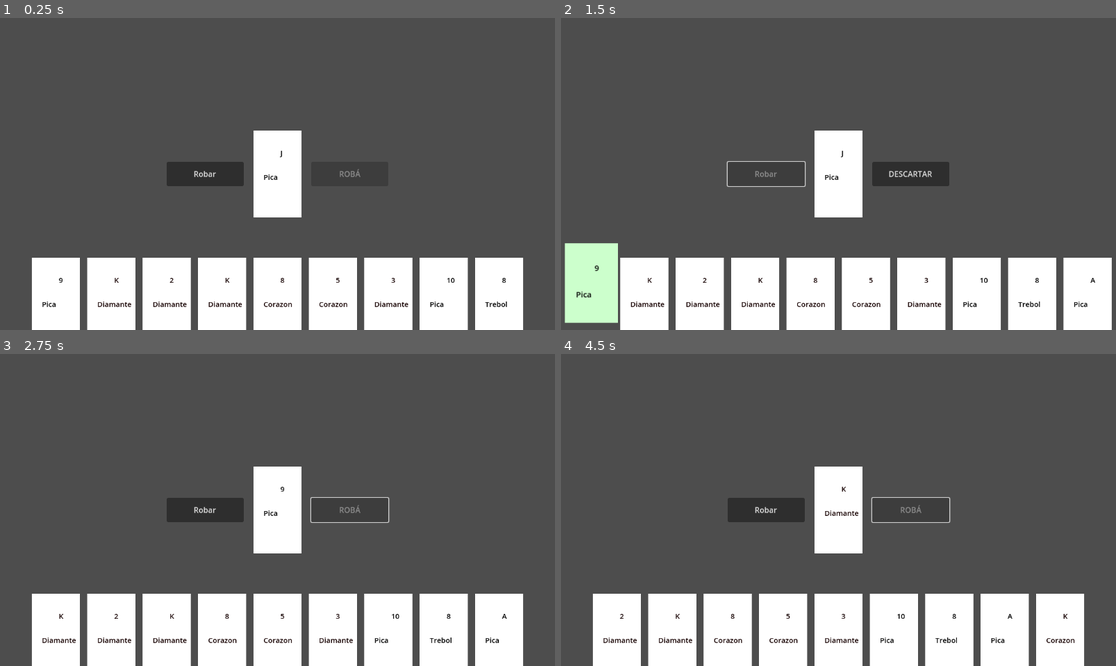
Above: before the commit, frames 1-4 (two rows, left to right).
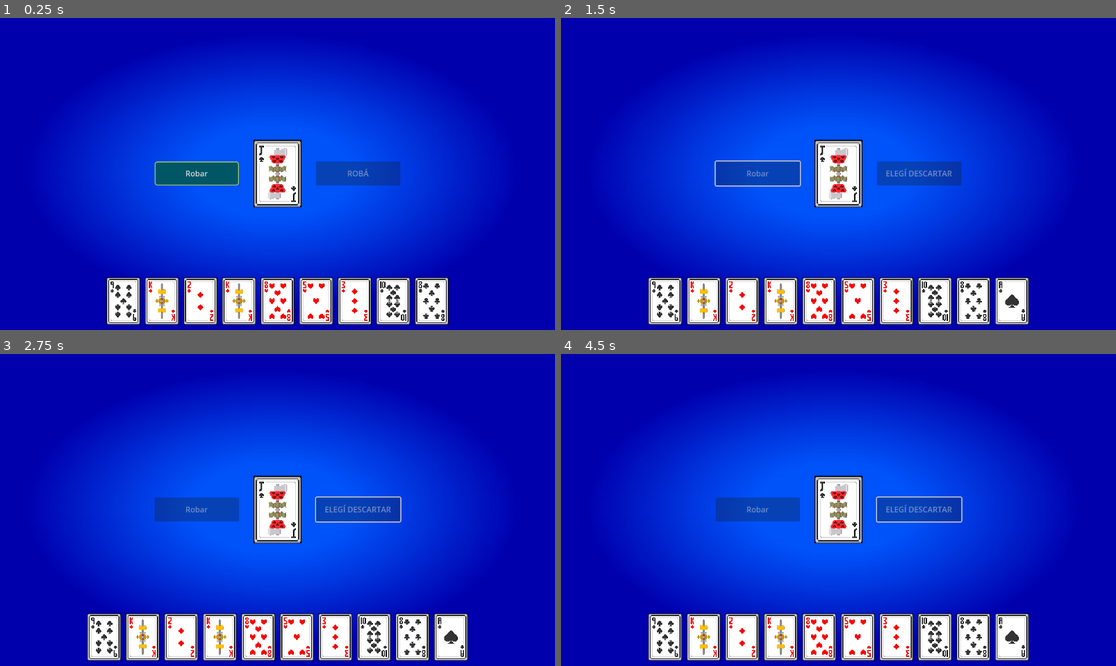
Above: after the commit, the same moments.

Repository: hector1308/loba
Game: Godot game, scene res://Mesa.tscn
Two runs of this game, one before a commit and one after it. Both use one fixed random seed, a clock stepped at 60 frames per second and the inputs below.
Inputs (mouse positions are in pixels of both pictures, inside the frame that each line leads up to):
- Up to frame 1 (0.25 s): no input
- Up to frame 2 (1.5 s): click "Robar" at 0.5 s; tap Enter at 1.25 s; move the mouse to (588, 292) at 1.27 s; click (588, 292) at 1.42 s
- Up to frame 3 (2.75 s): click (349, 510) at 2 s, where only the run before the commit has a clickable "DESCARTAR"
- Up to frame 4 (4.5 s): click (766, 510) at 2.75 s, where only the run before the commit has a clickable "Robar"; tap Space at 3.5 s; move the mouse to (588, 628) at 3.52 s; click (588, 628) at 3.67 s; click (910, 510) at 4.25 s, where only the run before the commit has a clickable "DESCARTAR"

The runs differ from the first frame. In frame 1, 95% of the frame differs, in the area x 0-100%, y 0-100%; in frame 2, 95%; in frame 3, 95%; in frame 4, 95%.

Commit message:
Actualización: Sprites Pixel Art, reglas de Loba (moje de piernas y escaleras) y mejoras visuales de la mesa

Diff:
--- a/Carta.gd
+++ b/Carta.gd
@@ -1,46 +1,71 @@
 extends Control
 
-signal carta_seleccionada(referencia_carta)
+signal carta_seleccionada(objeto)
 
-var valor: int = 1
-var palo: String = ""
-var seleccionada: bool = false
+var valor = 0
+var palo = ""
+var seleccionada = false
 
-# Esta es la función clave que cambia el texto
-func configurar(nuevo_valor: int, nuevo_palo: String):
-	valor = nuevo_valor
-	palo = nuevo_palo
+# Diccionarios para carpetas y nombres de palos
+var carpetas_palos = {
+	"Corazon": "hearts",
+	"Trebol": "clubs",
+	"Pica": "spades",
+	"Diamante": "diamonds",
+	"Joker": "joker"
+}
 
-	var texto_v = str(valor)
-	if valor == 1: texto_v = "A"
-	elif valor == 11: texto_v = "J"
-	elif valor == 12: texto_v = "Q"
-	elif valor == 13: texto_v = "K"
-	elif valor == 0: texto_v = "JK"
+var nombres_palos_archivo = {
+	"Corazon": "hearts",
+	"Trebol": "clubs",
+	"Pica": "spades",
+	"Diamante": "diamonds",
+	"Joker": "joker"
+}
 
-	# Cambiamos los textos.
-	# IMPORTANTE: Asegúrate de que los nodos se llamen igual en la escena.
-	$NumeroLabel.text = texto_v
-	$PaloLabel.text = nuevo_palo
+func configurar(v, p):
+	valor = v
+	palo = p
+	actualizar_visual()
 
-	# OPCIONAL: Poner color rojo a Corazones y Diamantes
-	if palo == "Corazon" or palo == "Diamante":
-		$NumeroLabel.modulate = Color.RED
-		$PaloLabel.modulate = Color.RED
+func actualizar_visual():
+	if not is_inside_tree(): await ready
+
+	var textura_display = get_node_or_null("Imagen")
+	if textura_display == null: return
+
+	var carpeta = carpetas_palos.get(palo, "")
+	var nombre_palo_file = nombres_palos_archivo.get(palo, "")
+	var sufijo = "" if seleccionada else "_white"
+	var ruta = ""
+
+	# --- LÓGICA DE TRADUCCIÓN DE VALORES ---
+	if palo == "Joker":
+		# Ruta: res://cards/joker/joker.png o joker_white.png
+		ruta = "res://cards/joker/joker" + sufijo + ".png"
 	else:
-		$NumeroLabel.modulate = Color.BLACK
-		$PaloLabel.modulate = Color.BLACK
+		var valor_string = str(valor)
+		if valor == 1: valor_string = "ace"
+		elif valor == 11: valor_string = "jack"
+		elif valor == 12: valor_string = "queen"
+		elif valor == 13: valor_string = "king"
+
+		# Ruta: res://cards/palo/ace_palo_white.png
+		ruta = "res://cards/" + carpeta + "/" + valor_string + "_" + nombre_palo_file + sufijo + ".png"
+
+	# Carga de la imagen
+	if FileAccess.file_exists(ruta):
+		textura_display.texture = load(ruta)
+		textura_display.texture_filter = CanvasItem.TEXTURE_FILTER_NEAREST
+	else:
+		print("--- CARTA NO ENCONTRADA ---")
+		print("Ruta buscada: ", ruta)
 
 func alternar_seleccion():
 	seleccionada = !seleccionada
-	if seleccionada:
-		position.y -= 30
-		modulate = Color(0.8, 1, 0.8)
-	else:
-		position.y += 30
-		modulate = Color.WHITE
+	actualizar_visual()
 
-func _on_gui_input(event):
+func _gui_input(event):
 	if event is InputEventMouseButton and event.pressed:
 		if event.button_index == MOUSE_BUTTON_LEFT:
 			carta_seleccionada.emit(self)
--- a/Carta.tscn
+++ b/Carta.tscn
@@ -1,14 +1,14 @@
 [gd_scene load_steps=4 format=3 uid="uid://dymciw72rev57"]
 
-[ext_resource type="Script" uid="uid://uudwol1u86wp" path="res://Carta.gd" id="1_nqtiw"]
+[ext_resource type="Script" path="res://Carta.gd" id="1_nqtiw"]
 
 [sub_resource type="LabelSettings" id="LabelSettings_b5ehv"]
 font_size = 15
-font_color = Color(0.07815645, 0.07815645, 0.07815645, 1)
+font_color = Color(0.0781564, 0.0781564, 0.0781564, 1)
 
 [sub_resource type="LabelSettings" id="LabelSettings_nqtiw"]
 font_size = 15
-font_color = Color(0.083392, 0.083392, 0.08339202, 1)
+font_color = Color(0.083392, 0.083392, 0.083392, 1)
 
 [node name="Carta" type="Control"]
 custom_minimum_size = Vector2(100, 140)
@@ -22,7 +22,8 @@
 grow_vertical = 2
 script = ExtResource("1_nqtiw")
 
-[node name="ColorRect" type="ColorRect" parent="."]
+[node name="Imagen" type="TextureRect" parent="."]
+texture_filter = 1
 layout_mode = 1
 anchors_preset = 15
 anchor_right = 1.0
@@ -30,6 +31,8 @@
 grow_horizontal = 2
 grow_vertical = 2
 mouse_filter = 2
+expand_mode = 1
+stretch_mode = 5
 
 [node name="NumeroLabel" type="Label" parent="."]
 layout_mode = 0
@@ -37,7 +40,6 @@
 offset_top = 35.0
 offset_right = 206.0
 offset_bottom = 146.0
-text = "A"
 label_settings = SubResource("LabelSettings_b5ehv")
 
 [node name="PaloLabel" type="Label" parent="."]
@@ -46,7 +48,6 @@
 offset_top = 85.0
 offset_right = 213.0
 offset_bottom = 154.0
-text = "corazon"
 label_settings = SubResource("LabelSettings_nqtiw")
 
 [connection signal="gui_input" from="." to="." method="_on_gui_input"]
--- a/Mesa.gd
+++ b/Mesa.gd
@@ -9,11 +9,12 @@
 func _ready():
 	generar_mazo_loba()
 	mazo.shuffle()
+
+	if not has_node("%ManoJugador"): return
+
 	repartir_manos()
 	preparar_pozo_inicial()
-
-	configurar_botones_visual()
-	$ManoJugador.add_theme_constant_override("separation", 15)
+	configurar_interfaz_visual()
 
 	if not %BotonMazo.pressed.is_connected(_on_boton_mazo_pressed):
 		%BotonMazo.pressed.connect(_on_boton_mazo_pressed)
@@ -22,52 +23,74 @@
 
 	actualizar_estado_botones()
 
-func configurar_botones_visual():
+func configurar_interfaz_visual():
+	var padre = %ZonaCentral.get_parent()
+	if padre is BoxContainer: padre.alignment = BoxContainer.ALIGNMENT_CENTER
+
+	# Zona central fija para que el pozo no se mueva
+	%ZonaCentral.custom_minimum_size = Vector2(520, 160)
+	%ZonaCentral.size_flags_horizontal = Control.SIZE_SHRINK_CENTER
+
+	if %ZonaCentral is BoxContainer:
+		%ZonaCentral.alignment = BoxContainer.ALIGNMENT_CENTER
+		%ZonaCentral.add_theme_constant_override("separation", 30)
+
+	# Botones con tamaño fijo
 	var botones = [%BotonMazo, %BotonAccion]
 	for b in botones:
-		b.custom_minimum_size = Vector2(160, 50)
-		b.size_flags_horizontal = Control.SIZE_SHRINK_CENTER
-		b.size_flags_vertical = Control.SIZE_SHRINK_CENTER
+		b.custom_minimum_size = Vector2(175, 50)
+		b.clip_text = true
+
+	var containers = [%Jugadas_Arriba, %Jugadas_Izquierda, %Jugadas_Derecha]
+	for c in containers:
+		c.add_theme_constant_override("separation", 15)
+		c.alignment = BoxContainer.ALIGNMENT_CENTER
+
+	%ManoJugador.alignment = BoxContainer.ALIGNMENT_CENTER
+	%ManoJugador.add_theme_constant_override("separation", 10)
 
 func generar_mazo_loba():
 	var palos = ["Corazon", "Diamante", "Trebol", "Pica"]
 	mazo.clear()
 	for m in range(2):
 		for p in palos:
-			for v in range(1, 14):
-				mazo.append({"valor": v, "palo": p})
+			for v in range(1, 14): mazo.append({"valor": v, "palo": p})
 		mazo.append({"valor": 0, "palo": "Joker"})
 		mazo.append({"valor": 0, "palo": "Joker"})
 
 func repartir_manos():
 	for i in range(9):
-		var datos = mazo.pop_back()
-		crear_carta_en_contenedor(datos, $ManoJugador)
+		if mazo.size() > 0: crear_carta_en_contenedor(mazo.pop_back(), %ManoJugador)
 
 func crear_carta_en_contenedor(datos, contenedor):
 	var nueva_carta = ESCENA_CARTA.instantiate()
 	contenedor.add_child(nueva_carta)
+	nueva_carta.modulate = Color.WHITE
 	nueva_carta.configurar(datos.valor, datos.palo)
-	nueva_carta.custom_minimum_size = Vector2(100, 140)
-
-	if contenedor == $ManoJugador:
+
+	if contenedor == %ManoJugador:
+		nueva_carta.custom_minimum_size = Vector2(70, 95)
 		if not nueva_carta.carta_seleccionada.is_connected(_on_carta_tocada_en_mano):
 			nueva_carta.carta_seleccionada.connect(_on_carta_tocada_en_mano)
+	else:
+		nueva_carta.custom_minimum_size = Vector2(55, 80)
+		nueva_carta.scale = Vector2(0.6, 0.6)
 
 func preparar_pozo_inicial():
-	if mazo.size() > 0:
-		actualizar_pozo_visual(mazo.pop_back())
+	if mazo.size() > 0: actualizar_pozo_visual(mazo.pop_back())
 
 func actualizar_pozo_visual(datos):
-	for hijo in $ZonaCentral/Pozo.get_children(): hijo.queue_free()
-	var carta_en_pozo = ESCENA_CARTA.instantiate()
-	$ZonaCentral/Pozo.add_child(carta_en_pozo)
-	carta_en_pozo.configurar(datos.valor, datos.palo)
+	var pozo_node = %ZonaCentral.find_child("Pozo", true, false)
+	if pozo_node:
+		pozo_node.custom_minimum_size = Vector2(70, 95)
+		for hijo in pozo_node.get_children(): hijo.queue_free()
+		var carta_en_pozo = ESCENA_CARTA.instantiate()
+		pozo_node.add_child(carta_en_pozo)
+		carta_en_pozo.configurar(datos.valor, datos.palo)
 
 func _on_boton_mazo_pressed():
 	if not ya_robo and mazo.size() > 0:
-		var datos = mazo.pop_back()
-		crear_carta_en_contenedor(datos, $ManoJugador)
+		crear_carta_en_contenedor(mazo.pop_back(), %ManoJugador)
 		ya_robo = true
 		actualizar_estado_botones()
 
@@ -85,97 +108,65 @@
 			bajar_jugada_distribuida(cartas_seleccionadas)
 		else:
 			for c in cartas_seleccionadas:
-				c.modulate = Color.WHITE
-				c.scale = Vector2(1, 1)
+				c.scale = Vector2(1.0, 1.0)
+				c.position.y = 0
 				if c.seleccionada: c.alternar_seleccion()
 			cartas_seleccionadas.clear()
 			actualizar_estado_botones()
 
 func _on_carta_tocada_en_mano(carta_objeto):
 	if ya_robo:
+		carta_objeto.alternar_seleccion()
 		if carta_objeto in cartas_seleccionadas:
 			cartas_seleccionadas.erase(carta_objeto)
-			carta_objeto.modulate = Color.WHITE
-			carta_objeto.scale = Vector2(1, 1)
+			carta_objeto.scale = Vector2(1.0, 1.0)
+			carta_objeto.position.y = 0
 		else:
 			cartas_seleccionadas.append(carta_objeto)
-			carta_objeto.modulate = Color(0, 1, 1)
 			carta_objeto.scale = Vector2(1.1, 1.1)
-
-		carta_objeto.alternar_seleccion()
+			carta_objeto.position.y = -25
 		actualizar_estado_botones()
 
 func bajar_jugada_distribuida(lista):
 	var containers = [%Jugadas_Arriba, %Jugadas_Izquierda, %Jugadas_Derecha]
 	var destino = containers[0]
 	for c in containers:
-		if c.get_child_count() < destino.get_child_count():
-			destino = c
-
-	var contenedor_individual = HBoxContainer.new()
-	contenedor_individual.alignment = BoxContainer.ALIGNMENT_CENTER
-	contenedor_individual.add_theme_constant_override("separation", 10)
-	contenedor_individual.size_flags_vertical = Control.SIZE_SHRINK_BEGIN
-	contenedor_individual.mouse_filter = Control.MOUSE_FILTER_STOP
-	contenedor_individual.gui_input.connect(_on_jugada_mesa_clicked.bind(contenedor_individual))
-	destino.add_child(contenedor_individual)
-
-	# --- LÓGICA DE ORDENAMIENTO ESPECIAL PARA JOKERS ---
+		if c.get_child_count() < destino.get_child_count(): destino = c
+
+	# Contenedor invisible para facilitar el click de moje
+	var area_click = PanelContainer.new()
+	area_click.add_theme_stylebox_override("panel", StyleBoxEmpty.new())
+	area_click.mouse_filter = Control.MOUSE_FILTER_STOP
+
+	var grupo_jugada = HBoxContainer.new()
+	grupo_jugada.alignment = BoxContainer.ALIGNMENT_CENTER
+	grupo_jugada.add_theme_constant_override("separation", 2)
+	grupo_jugada.mouse_filter = Control.MOUSE_FILTER_PASS
+
+	area_click.add_child(grupo_jugada)
+	destino.add_child(area_click)
+
+	area_click.gui_input.connect(_on_jugada_mesa_clicked.bind(grupo_jugada))
+
 	var lista_ordenada = ordenar_con_joker(lista)
 
 	for c in lista_ordenada:
-		c.get_parent().remove_child(c)
-		contenedor_individual.add_child(c)
+		if c.get_parent(): c.get_parent().remove_child(c)
+		grupo_jugada.add_child(c)
 		c.seleccionada = false
-		c.modulate = Color.WHITE
-		c.scale = Vector2(0.75, 0.75)
-		c.custom_minimum_size = Vector2(85, 120)
-
+		c.actualizar_visual()
+		c.scale = Vector2(0.6, 0.6)
+		c.position.y = 0
 		if c.carta_seleccionada.is_connected(_on_carta_tocada_en_mano):
 			c.carta_seleccionada.disconnect(_on_carta_tocada_en_mano)
-		if not c.carta_seleccionada.is_connected(_on_jugada_mesa_clicked_desde_carta):
-			c.carta_seleccionada.connect(_on_jugada_mesa_clicked_desde_carta)
+		c.carta_seleccionada.connect(_on_jugada_mesa_clicked_desde_carta)
 
 	cartas_seleccionadas.clear()
 	actualizar_estado_botones()
 
-func ordenar_con_joker(lista):
-	var normales = []
-	var jokers = []
-	for c in lista:
-		if c.valor == 0: jokers.append(c)
-		else: normales.append(c)
-
-	normales.sort_custom(func(a, b): return a.valor < b.valor)
-
-	# Si no hay jokers, devolvemos la lista normal ordenada
-	if jokers.size() == 0: return normales
-
-	# Es pierna (todos mismo valor): el joker va al final
-	if normales.size() > 0 and normales[0].valor == normales[-1].valor:
-		return normales + jokers
-
-	# Es escalera: buscar el hueco para el joker
-	var resultado = []
-	if normales.size() > 0:
-		var v_actual = normales[0].valor
-		var i_norm = 0
-
-		while i_norm < normales.size() or jokers.size() > 0:
-			if i_norm < normales.size() and normales[i_norm].valor == v_actual:
-				resultado.append(normales[i_norm])
-				i_norm += 1
-			elif jokers.size() > 0:
-				resultado.append(jokers.pop_back())
-			else:
-				break
-			v_actual += 1
-	return resultado
-
 func _on_jugada_mesa_clicked_desde_carta(carta_en_mesa):
-	var contenedor = carta_en_mesa.get_parent()
 	if ya_robo and cartas_seleccionadas.size() == 1:
-		intentar_moje(cartas_seleccionadas[0], contenedor)
+		intentar_moje(cartas_seleccionadas[0], carta_en_mesa.get_parent())
 
 func _on_jugada_mesa_clicked(event, contenedor_jugada):
 	if event is InputEventMouseButton and event.pressed:
@@ -184,26 +175,32 @@
 
 func intentar_moje(carta_mano, contenedor):
 	var cartas_en_mesa = contenedor.get_children()
-	if cartas_en_mesa.size() < 2: return
-
-	var es_pierna = (cartas_en_mesa[0].valor == cartas_en_mesa[1].valor and cartas_en_mesa[0].valor != 0)
+	if cartas_en_mesa.size() < 1: return
+
+	var normales_en_mesa = []
+	for c in cartas_en_mesa:
+		if c.valor != 0: normales_en_mesa.append(c)
+
+	if normales_en_mesa.size() == 0: return
+
+	var v_ref = normales_en_mesa[0].valor
+	var es_pierna = true
+	for c in normales_en_mesa:
+		if c.valor != v_ref: es_pierna = false; break
+
 	var exito = false
-
 	if es_pierna:
-		if carta_mano.valor == cartas_en_mesa[0].valor:
-			var palos_p = []
-			for i in range(min(cartas_en_mesa.size(), 3)):
-				if cartas_en_mesa[i].valor != 0: palos_p.append(cartas_en_mesa[i].palo)
-			if carta_mano.palo in palos_p: exito = true
+		# REGLA: No Joker en pierna. Solo mismo valor y palo ya existente (doblar).
+		if carta_mano.valor != 0 and carta_mano.valor == v_ref:
+			var palos_en_mesa = []
+			for c in normales_en_mesa: palos_en_mesa.append(c.palo)
+			if carta_mano.palo in palos_en_mesa: exito = true
 	else:
-		# Lógica Moje Escalera (considerando Joker en la mesa)
-		var palo_ref = ""
-		for c in cartas_en_mesa:
-			if c.valor != 0: palo_ref = c.palo; break
-
-		if carta_mano.palo == palo_ref:
-			var lista_temp = cartas_en_mesa + [carta_mano]
-			if es_jugada_valida(lista_temp): exito = true
+		# Escalera: mismo palo, correlativas, permite Joker.
+		var lista_temp = []
+		for c in cartas_en_mesa: lista_temp.append(c)
+		lista_temp.append(carta_mano)
+		if es_jugada_valida(lista_temp): exito = true
 
 	if exito:
 		carta_mano.get_parent().remove_child(carta_mano)
@@ -213,40 +210,38 @@
 			contenedor.move_child(lista_final[i], i)
 
 		carta_mano.seleccionada = false
-		carta_mano.modulate = Color.WHITE
-		carta_mano.scale = Vector2(0.75, 0.75)
-		carta_mano.custom_minimum_size = Vector2(85, 120)
-
+		carta_mano.actualizar_visual()
+		carta_mano.scale = Vector2(0.6, 0.6)
+		carta_mano.position.y = 0
 		if carta_mano.carta_seleccionada.is_connected(_on_carta_tocada_en_mano):
 			carta_mano.carta_seleccionada.disconnect(_on_carta_tocada_en_mano)
-		if not carta_mano.carta_seleccionada.is_connected(_on_jugada_mesa_clicked_desde_carta):
-			carta_mano.carta_seleccionada.connect(_on_jugada_mesa_clicked_desde_carta)
+		carta_mano.carta_seleccionada.connect(_on_jugada_mesa_clicked_desde_carta)
+
 		cartas_seleccionadas.clear()
+		ya_robo = true
 		actualizar_estado_botones()
 
 func es_jugada_valida(lista):
 	var normales = []
-	var cantidad_jokers = 0
+	var jokers = 0
 	for c in lista:
-		if c.valor == 0: cantidad_jokers += 1
+		if c.valor == 0: jokers += 1
 		else: normales.append(c)
 	if normales.size() == 0: return false
 
-	# Pierna
-	var es_pierna_potencial = true
 	var v_ref = normales[0].valor
-	var palos_en_jugada = []
+	var es_pierna_p = true
+	var palos = []
 	for c in normales:
-		if c.valor != v_ref: es_pierna_potencial = false; break
-		if not c.palo in palos_en_jugada: palos_en_jugada.append(c.palo)
-
-	if es_pierna_potencial:
-		if cantidad_jokers > 0: return false
-		if palos_en_jugada.size() > 3: return false
-		if palos_en_jugada.size() < 3: return false
-		return true
-
-	# Escalera
+		if c.valor != v_ref: es_pierna_p = false; break
+		if not c.palo in palos: palos.append(c.palo)
+
+	if es_pierna_p:
+		# Al bajar piernas: sin jokers y palos distintos.
+		if jokers > 0: return false
+		return normales.size() >= 3 and normales.size() == palos.size()
+
+	# Escalera: mismo palo, sin repetir número, huecos cubiertos por jokers.
 	normales.sort_custom(func(a, b): return a.valor < b.valor)
 	var p_ref = normales[0].palo
 	var huecos = 0
@@ -256,17 +251,43 @@
 			var d = normales[i].valor - normales[i-1].valor
 			if d == 0: return false
 			huecos += (d - 1)
-	return cantidad_jokers >= huecos
+	return jokers >= huecos
+
+func ordenar_con_joker(lista):
+	var normales = []
+	var jokers = []
+	for c in lista:
+		if c.valor == 0: jokers.append(c)
+		else: normales.append(c)
+	normales.sort_custom(func(a, b): return a.valor < b.valor)
+
+	if normales.size() > 1 and normales[0].valor == normales[-1].valor:
+		return normales + jokers # Pierna
+
+	if normales.size() > 0:
+		var resultado = []
+		var v_esp = normales[0].valor
+		var i = 0
+		while i < normales.size() or jokers.size() > 0:
+			if i < normales.size() and normales[i].valor == v_esp:
+				resultado.append(normales[i]); i += 1
+			elif jokers.size() > 0:
+				resultado.append(jokers.pop_back())
+			else:
+				if i < normales.size(): resultado.append(normales[i]); i += 1
+				else: break
+			v_esp += 1
+		return resultado
+	return normales + jokers
 
 func actualizar_estado_botones():
-	if not has_node("%BotonMazo") or not has_node("%BotonAccion"): return
 	%BotonMazo.disabled = ya_robo
 	var cant = cartas_seleccionadas.size()
 	if not ya_robo:
 		%BotonAccion.text = "ROBÁ"
 		%BotonAccion.disabled = true
 	else:
-		if cant == 0: %BotonAccion.text = "ELEGÍ"; %BotonAccion.disabled = true
+		if cant == 0: %BotonAccion.text = "ELEGÍ DESCARTAR"; %BotonAccion.disabled = true
 		elif cant == 1: %BotonAccion.text = "DESCARTAR"; %BotonAccion.disabled = false
 		elif cant >= 3: %BotonAccion.text = "BAJAR JUGADA"; %BotonAccion.disabled = false
 		else: %BotonAccion.text = "FALTAN"; %BotonAccion.disabled = true
--- a/Mesa.tscn
+++ b/Mesa.tscn
@@ -1,37 +1,128 @@
-[gd_scene load_steps=2 format=3 uid="uid://i4kn6aguwj74"]
+[gd_scene load_steps=6 format=3 uid="uid://i4kn6aguwj74"]
 
-[ext_resource type="Script" uid="uid://c7nrsa2ljujuw" path="res://Mesa.gd" id="1_kstou"]
+[ext_resource type="Script" path="res://Mesa.gd" id="1_kstou"]
+
+[sub_resource type="Gradient" id="Gradient_l1tlu"]
+offsets = PackedFloat32Array(0.113043, 0.321739, 0.556522, 0.956522)
+colors = PackedColorArray(0, 0.321569, 0.976471, 1, 0, 0.321569, 0.976471, 1, 0.00436267, 0.210075, 0.87068, 1, 0.00102466, 0, 0.678995, 1)
+
+[sub_resource type="GradientTexture2D" id="GradientTexture2D_uiij0"]
+gradient = SubResource("Gradient_l1tlu")
+fill = 1
+fill_from = Vector2(0.490798, 0.493865)
+fill_to = Vector2(0.895706, 0.248466)
+
+[sub_resource type="StyleBoxFlat" id="StyleBoxFlat_70wmu"]
+bg_color = Color(0, 0.338487, 0.397084, 1)
+border_width_left = 2
+border_width_top = 2
+border_width_right = 2
+border_width_bottom = 2
+border_color = Color(0.609146, 0.771665, 0.374566, 1)
+corner_radius_top_left = 5
+corner_radius_top_right = 5
+corner_radius_bottom_right = 5
+corner_radius_bottom_left = 5
+
+[sub_resource type="StyleBoxFlat" id="StyleBoxFlat_jrvug"]
+bg_color = Color(0.64081, 0.548133, 0.786566, 1)
+border_width_left = 2
+border_width_top = 2
+border_width_right = 2
+border_width_bottom = 2
+border_color = Color(0.410843, 0.903074, 0.492675, 1)
+corner_radius_top_left = 8
+corner_radius_top_right = 8
+corner_radius_bottom_right = 8
+corner_radius_bottom_left = 8
 
 [node name="Mesa" type="CanvasLayer"]
 script = ExtResource("1_kstou")
 
-[node name="Jugadas_Derecha" type="HBoxContainer" parent="."]
+[node name="Fondo" type="TextureRect" parent="."]
+anchors_preset = 15
+anchor_right = 1.0
+anchor_bottom = 1.0
+grow_horizontal = 2
+grow_vertical = 2
+texture = SubResource("GradientTexture2D_uiij0")
+
+[node name="ContenedorPrincipal" type="VBoxContainer" parent="."]
+anchors_preset = 15
+anchor_right = 1.0
+anchor_bottom = 1.0
+grow_horizontal = 2
+grow_vertical = 2
+alignment = 1
+
+[node name="LadoRival" type="Control" parent="ContenedorPrincipal"]
+layout_mode = 2
+size_flags_vertical = 3
+
+[node name="ZonaCentral" type="HBoxContainer" parent="ContenedorPrincipal"]
+unique_name_in_owner = true
+custom_minimum_size = Vector2(0, 180)
+layout_mode = 2
+size_flags_horizontal = 4
+size_flags_vertical = 3
+theme_override_constants/separation = 20
+
+[node name="BotonMazo" type="Button" parent="ContenedorPrincipal/ZonaCentral"]
+unique_name_in_owner = true
+custom_minimum_size = Vector2(150, 50)
+layout_mode = 2
+size_flags_vertical = 4
+theme_override_styles/normal = SubResource("StyleBoxFlat_70wmu")
+text = "Robar"
+
+[node name="Pozo" type="MarginContainer" parent="ContenedorPrincipal/ZonaCentral"]
+custom_minimum_size = Vector2(100, 140)
+layout_mode = 2
+
+[node name="BotonAccion" type="Button" parent="ContenedorPrincipal/ZonaCentral"]
+unique_name_in_owner = true
+layout_mode = 2
+size_flags_vertical = 4
+theme_override_styles/normal = SubResource("StyleBoxFlat_jrvug")
+text = "Accion"
+
+[node name="LadoJugador" type="Control" parent="ContenedorPrincipal"]
+layout_mode = 2
+size_flags_vertical = 3
+
+[node name="Jugadas_Derecha" type="HBoxContainer" parent="ContenedorPrincipal/LadoJugador"]
 unique_name_in_owner = true
 custom_minimum_size = Vector2(120, 0)
+layout_mode = 1
 anchors_preset = 11
 anchor_left = 1.0
 anchor_right = 1.0
 anchor_bottom = 1.0
-offset_left = -120.0
 grow_horizontal = 0
 grow_vertical = 2
 
-[node name="Jugadas_Arriba" type="HBoxContainer" parent="."]
+[node name="Jugadas_Arriba" type="HBoxContainer" parent="ContenedorPrincipal/LadoJugador"]
 unique_name_in_owner = true
 custom_minimum_size = Vector2(0, 120)
+layout_mode = 1
 anchors_preset = 10
 anchor_right = 1.0
-offset_bottom = 120.0
+offset_top = -22.0
+offset_bottom = 98.0
 grow_horizontal = 2
 alignment = 1
 
-[node name="Jugadas_Izquierda" type="HBoxContainer" parent="."]
+[node name="Jugadas_Izquierda" type="HBoxContainer" parent="ContenedorPrincipal/LadoJugador"]
 unique_name_in_owner = true
 custom_minimum_size = Vector2(0, 120)
-offset_right = 120.0
+layout_mode = 1
+anchors_preset = 9
+anchor_bottom = 1.0
+grow_vertical = 2
 
 [node name="ManoJugador" type="HBoxContainer" parent="."]
-custom_minimum_size = Vector2(0, 150)
+unique_name_in_owner = true
+custom_minimum_size = Vector2(0, 120)
 anchors_preset = 12
 anchor_top = 1.0
 anchor_right = 1.0
@@ -41,36 +132,4 @@
 theme_override_constants/separation = 10
 alignment = 1
 
-[node name="ZonaCentral" type="HBoxContainer" parent="."]
-custom_minimum_size = Vector2(0, 180)
-anchors_preset = 8
-anchor_left = 0.5
-anchor_top = 0.5
-anchor_right = 0.5
-anchor_bottom = 0.5
-offset_left = -20.0
-offset_top = -20.0
-offset_right = 20.0
-offset_bottom = 20.0
-grow_horizontal = 2
-grow_vertical = 2
-theme_override_constants/separation = 20
-
-[node name="BotonMazo" type="Button" parent="ZonaCentral"]
-unique_name_in_owner = true
-custom_minimum_size = Vector2(150, 50)
-layout_mode = 2
-size_flags_vertical = 4
-text = "Robar"
-
-[node name="Pozo" type="MarginContainer" parent="ZonaCentral"]
-custom_minimum_size = Vector2(100, 140)
-layout_mode = 2
-
-[node name="BotonAccion" type="Button" parent="ZonaCentral"]
-unique_name_in_owner = true
-layout_mode = 2
-size_flags_vertical = 4
-text = "Accion"
-
-[connection signal="pressed" from="ZonaCentral/BotonAccion" to="." method="_on_boton_accion_pressed"]
+[connection signal="pressed" from="ContenedorPrincipal/ZonaCentral/BotonAccion" to="." method="_on_boton_accion_pressed"]
--- a/project.godot
+++ b/project.godot
@@ -11,8 +11,8 @@
 [application]
 
 config/name="juegoloba"
-run/main_scene="uid://i4kn6aguwj74"
-config/features=PackedStringArray("4.5", "GL Compatibility")
+run/main_scene="res://Mesa.tscn"
+config/features=PackedStringArray("4.3", "GL Compatibility")
 config/icon="res://icon.svg"
 
 [rendering]
Binary file added: cards/clubs/10_clubs.png
Not shown, added: cards/clubs/10_clubs.png.import
Binary file added: cards/clubs/10_clubs_white.png
Not shown, added: cards/clubs/10_clubs_white.png.import
Binary file added: cards/clubs/2_clubs.png
Not shown, added: cards/clubs/2_clubs.png.import
Binary file added: cards/clubs/2_clubs_white.png
Not shown, added: cards/clubs/2_clubs_white.png.import
Binary file added: cards/clubs/3_clubs.png
Not shown, added: cards/clubs/3_clubs.png.import
Binary file added: cards/clubs/3_clubs_white.png
Not shown, added: cards/clubs/3_clubs_white.png.import
(and 203 more such lines)
